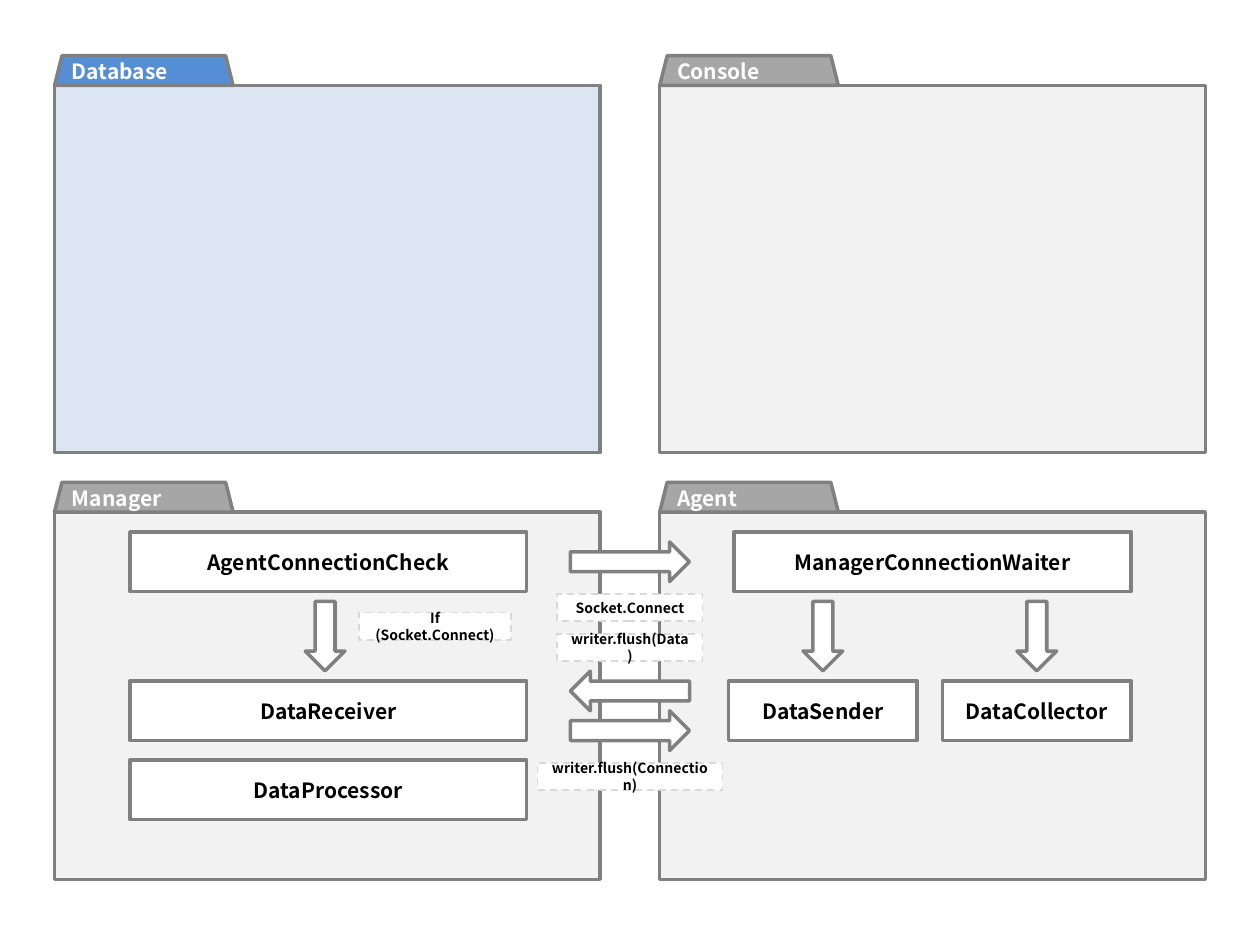
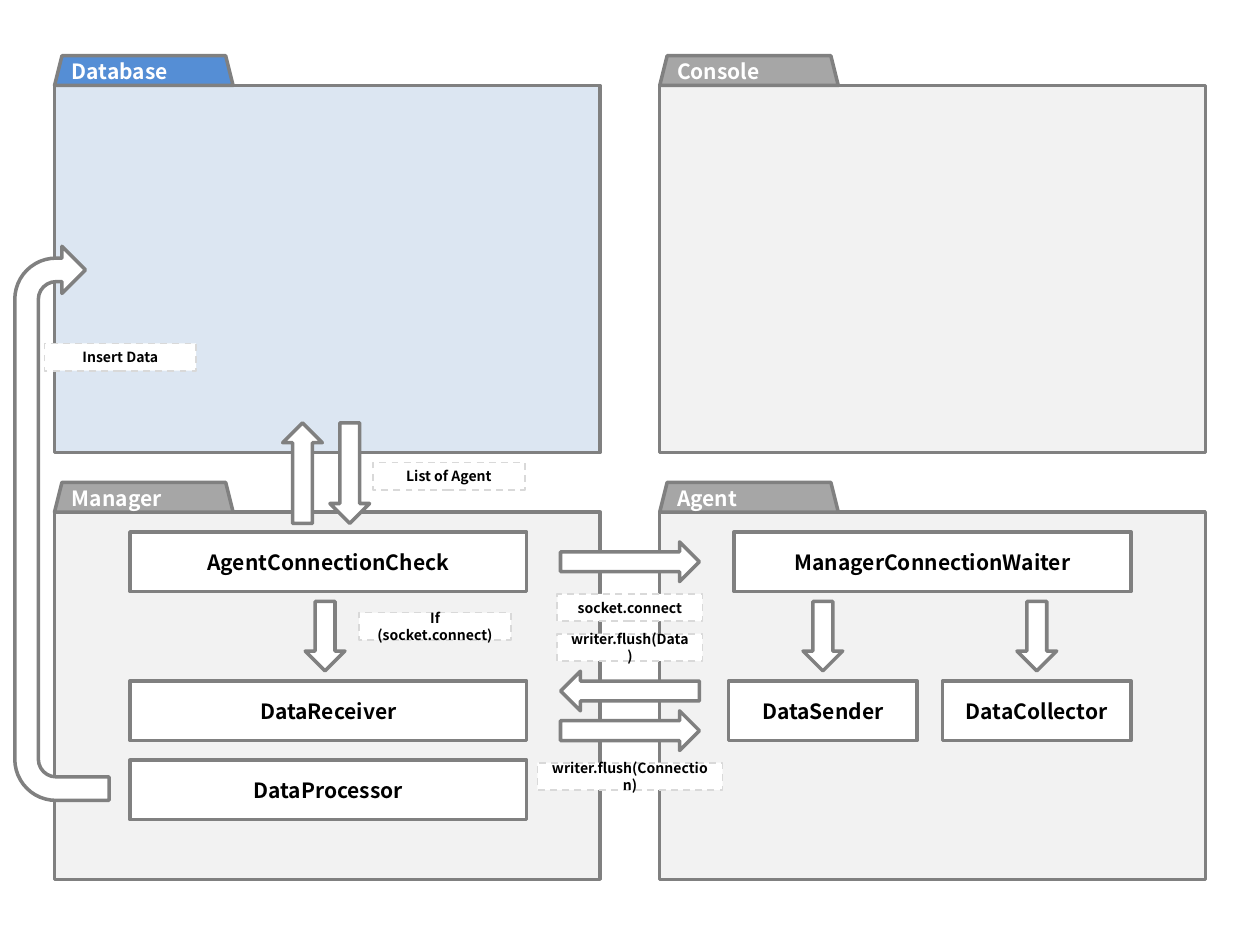
Before and after one commit to coder013/serverMonitoring, a slide deck: slide 1 of doc/Architecture.pptx. Drawn at 1260x945 pixels with LibreOffice and Linux fonts; fonts in the diff are those of the drawing. Boxes give left, top, right and bottom in pixels: in the first picture for what was removed or moved away, otherwise in the second. Text is boxed around its words. In the diff, an @@ line names an element or a change of style, - is before the commit and + after.

Commit message:
아키텍처 정의서 수정

```diff
--- a/doc/Architecture.pptx
+++ b/doc/Architecture.pptx
@@ uturn arrow added at bbox=[14, 246, 109, 801], fill #FFFFFF, outline #808080 2 pt @@
@@ rectangle added at bbox=[44, 344, 195, 372], fill #FFFFFF, outline #D9D9D9 1 pt dashed, 8 pt, text #000000, bold @@
+Insert Data
@@ right arrow added at bbox=[283, 423, 322, 524], fill #FFFFFF, outline #808080 2 pt @@
@@ right arrow added at bbox=[331, 423, 370, 524], fill #FFFFFF, outline #808080 2 pt @@
@@ rectangle added at bbox=[373, 462, 524, 490], fill #FFFFFF, outline #D9D9D9 1 pt dashed, 8 pt, text #000000, bold @@
+List of Agent
@@ right arrow: place and size @@
-right arrow at bbox=[571, 542, 689, 581]
+right arrow at bbox=[561, 542, 699, 581]
@@ text in rectangle at bbox=[377, 611, 492, 643]: text changed @@
-If (Socket.Connect)
+If (socket.connect)
@@ text in rectangle at bbox=[578, 602, 682, 613]: text changed @@
-Socket.Connect
+socket.connect
@@ right arrow: place and size @@
-right arrow at bbox=[571, 672, 689, 711]
+right arrow at bbox=[561, 672, 699, 711]
@@ right arrow: place and size @@
-right arrow at bbox=[571, 711, 689, 750]
+right arrow at bbox=[561, 711, 699, 750]
```
